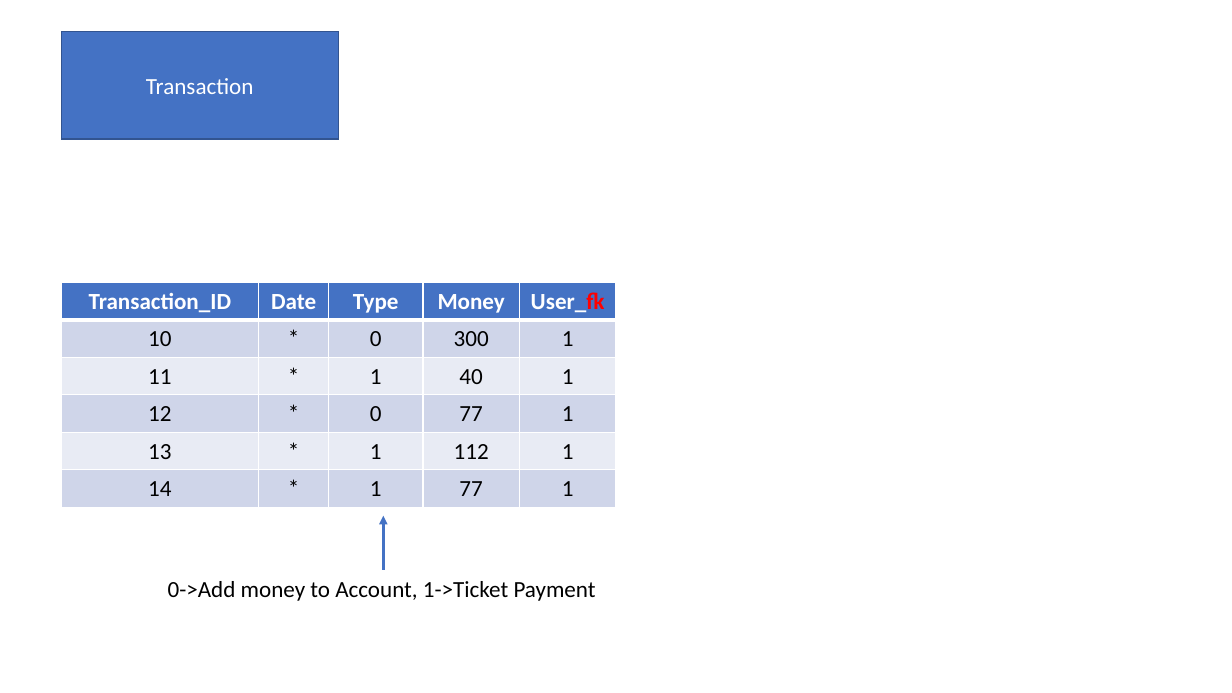
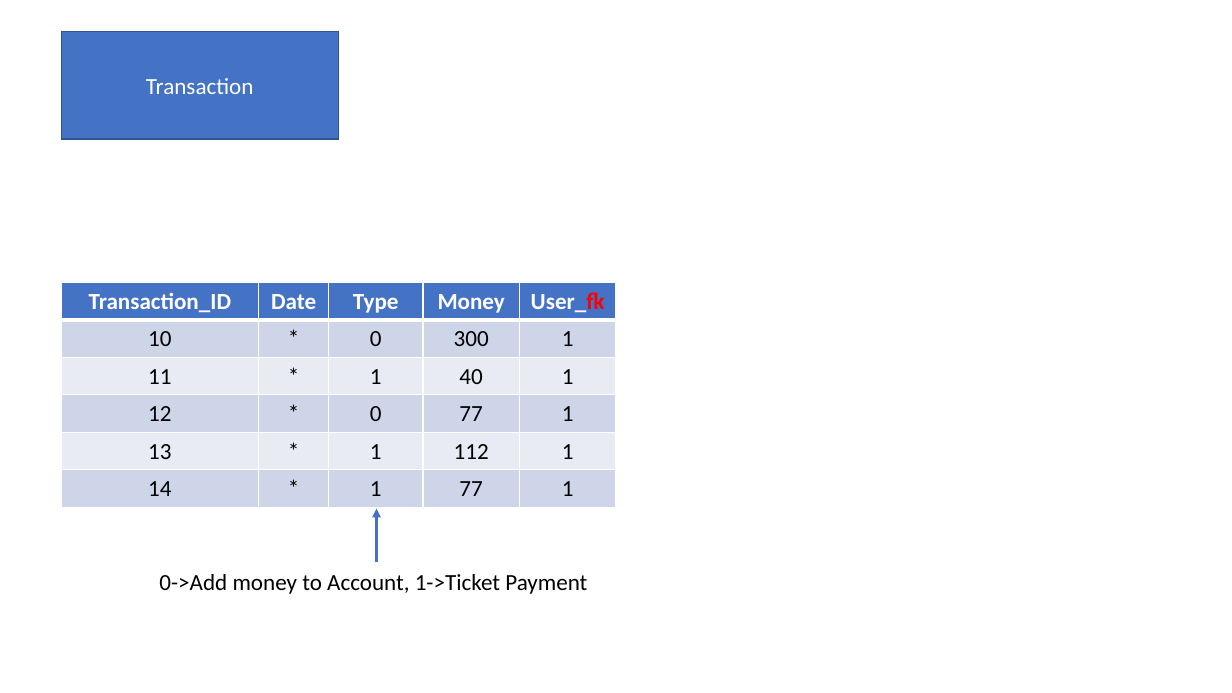
Before and after one commit to LjuboM/Betting-app, a slide deck: slide 3 of Database Logic.pptx. Drawn at 1232x693 pixels with LibreOffice and Linux fonts; fonts in the diff are those of the drawing. Boxes give left, top, right and bottom in pixels: in the first picture for what was removed or moved away, otherwise in the second. Text is boxed around its words. In the diff, an @@ line names an element or a change of style, - is before the commit and + after.

```diff
--- a/Database Logic.pptx
+++ b/Database Logic.pptx
@@ arrow moved from (384, 569) - (384, 516) to (377, 563) - (377, 509) @@
@@ text "0->Add money to Account, 1->Ticket ..." moved from (x1=168, y1=581, x2=596, y2=601) to (x1=159, y1=574, x2=587, y2=594) @@
```
Also in this commit, not shown: 4 other slides changed, 5 other files.
